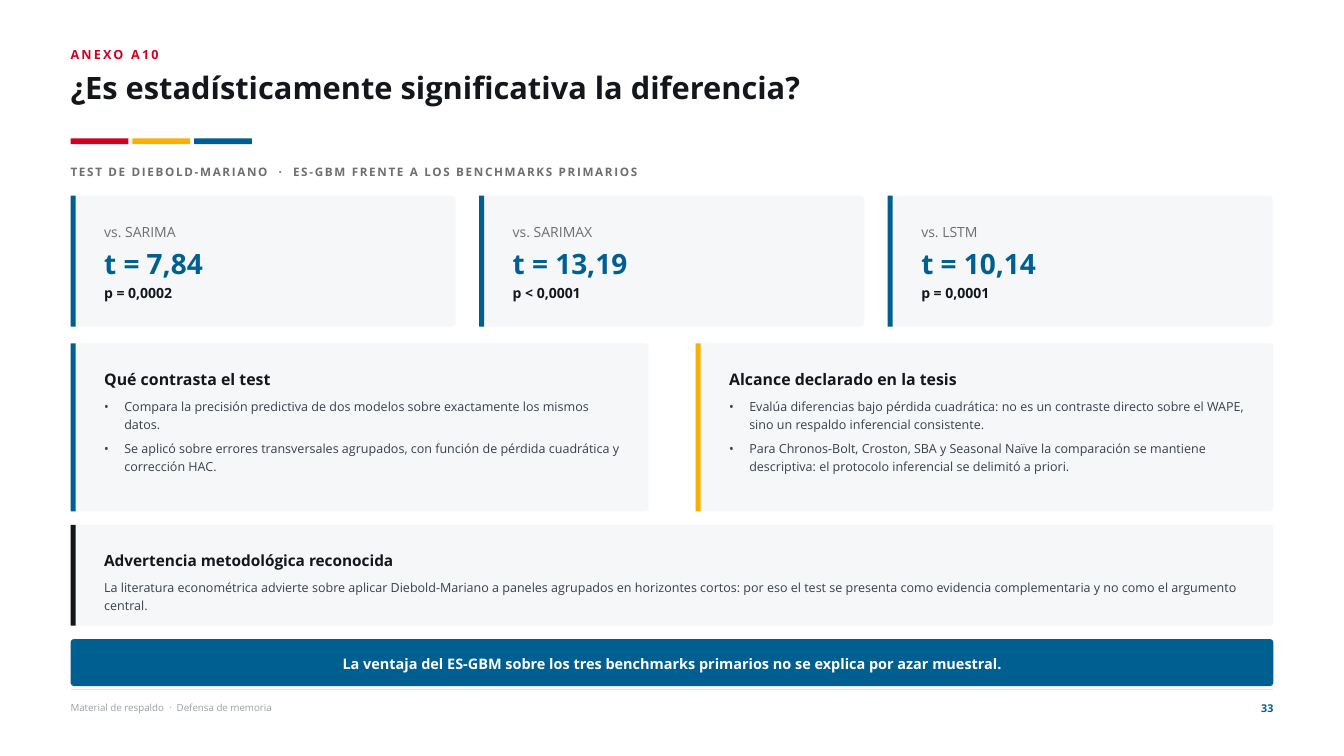
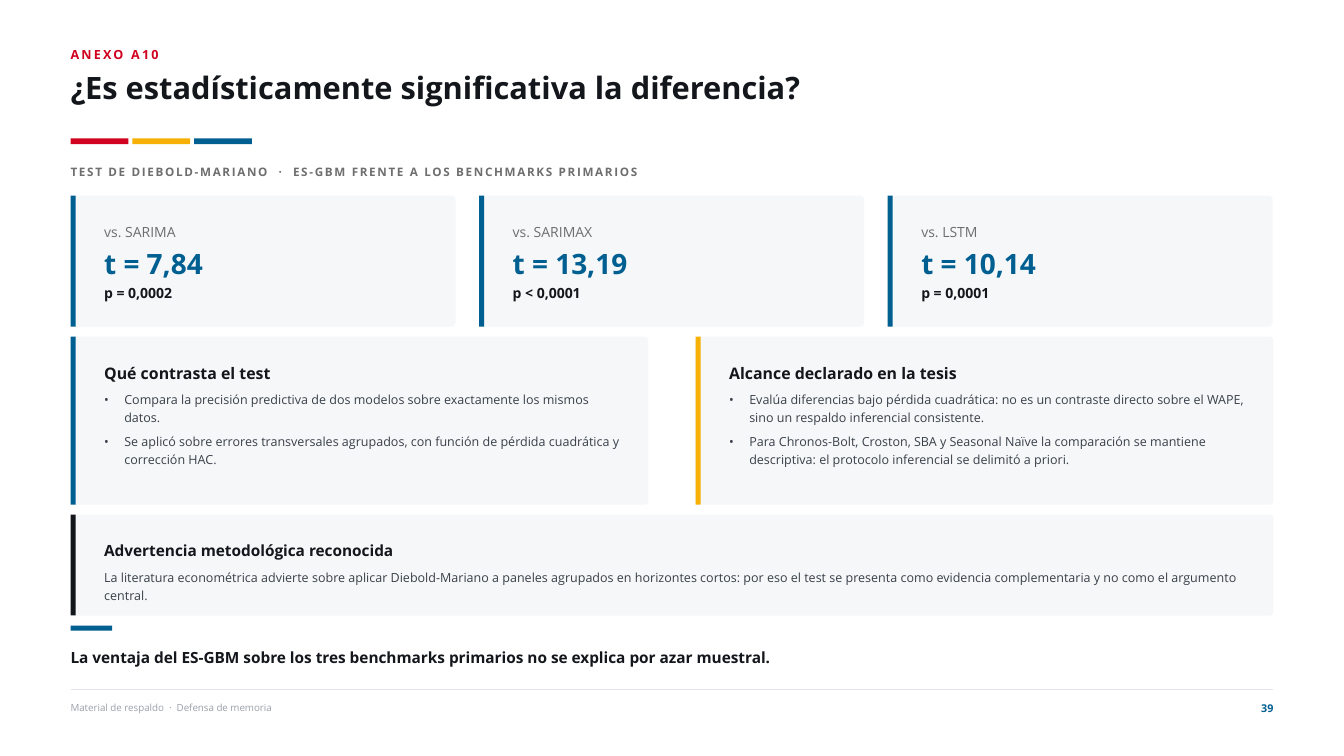
Before and after one commit to joako0o/PPT, a slide deck: slide 39 of Defensa_Tesis_Estructurada.pptx (slide 33 before the commit). Drawn at 1344x756 pixels with LibreOffice and Linux fonts; fonts in the diff are those of the drawing. Boxes give left, top, right and bottom in pixels: in the first picture for what was removed or moved away, otherwise in the second. Text is boxed around its words. In the diff, an @@ line names an element or a change of style, - is before the commit and + after.

```diff
--- a/Defensa_Tesis_Estructurada.pptx
+++ b/Defensa_Tesis_Estructurada.pptx
@@ 2 texts, 2 rounded rectangles, 2 rectangles moved together from (x1=71, y1=343, x2=1273, y2=511) to (x1=71, y1=337, x2=1273, y2=505) @@
@@ 1 text, 1 rounded rectangle, 1 rectangle moved together from (x1=71, y1=525, x2=1273, y2=626) to (x1=71, y1=515, x2=1273, y2=616) @@
@@ rectangle added at (x1=71, y1=626, x2=112, y2=630), fill #005F91 @@
@@ text "La ventaja del ES-GBM sobre ..." moved from (x1=343, y1=658, x2=1001, y2=673) to (x1=71, y1=651, x2=770, y2=667) @@
@@ text "La ventaja del ES-GBM sobre ..." at (x1=71, y1=651, x2=770, y2=667): size 15.5 to 16.5 pt, text colour #FFFFFF to #13161B; alignment centre to left; line spacing 1.18 to 1.28; vertical alignment middle to top @@
@@ rounded rectangle removed at (x1=71, y1=639, x2=1273, y2=686) @@
@@ text at (x1=1261, y1=704, x2=1273, y2=712): text changed @@
-33
+39
```
Also in this commit, not shown: 35 other slides changed, 6 slides added, 4 other files.
